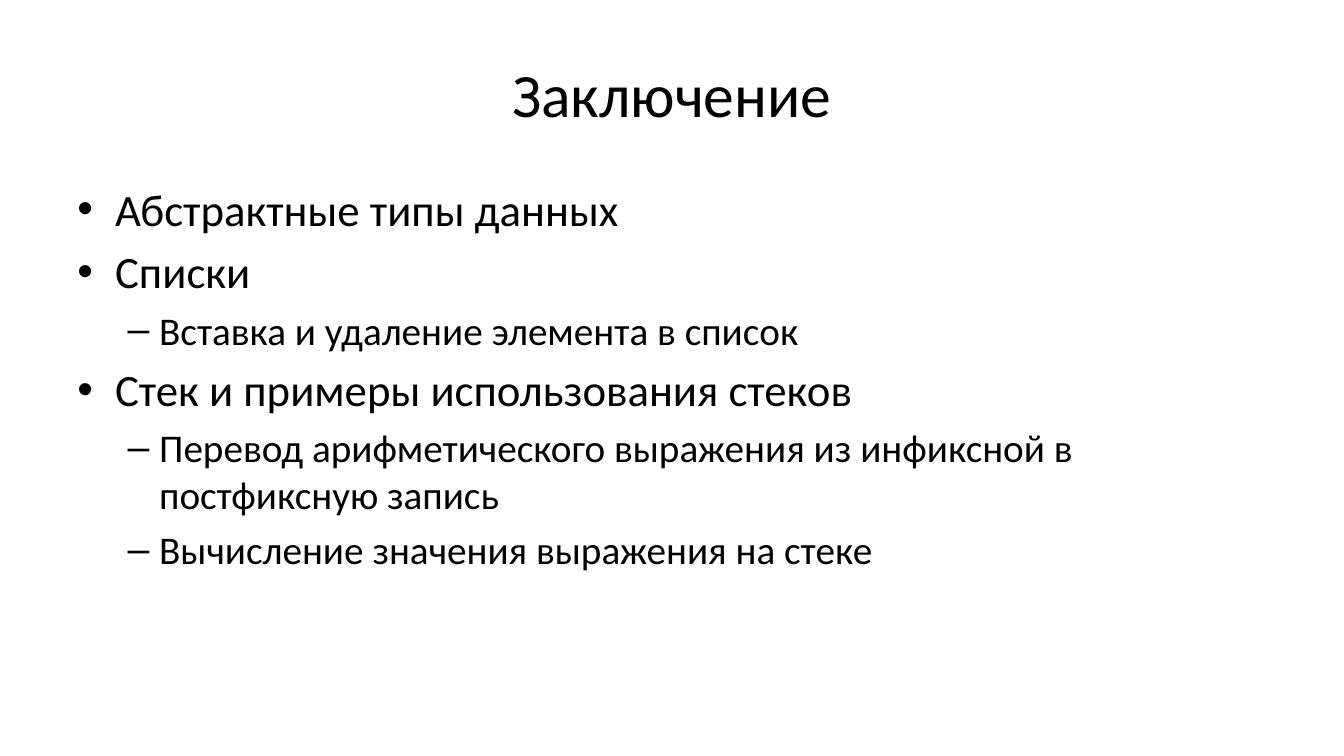
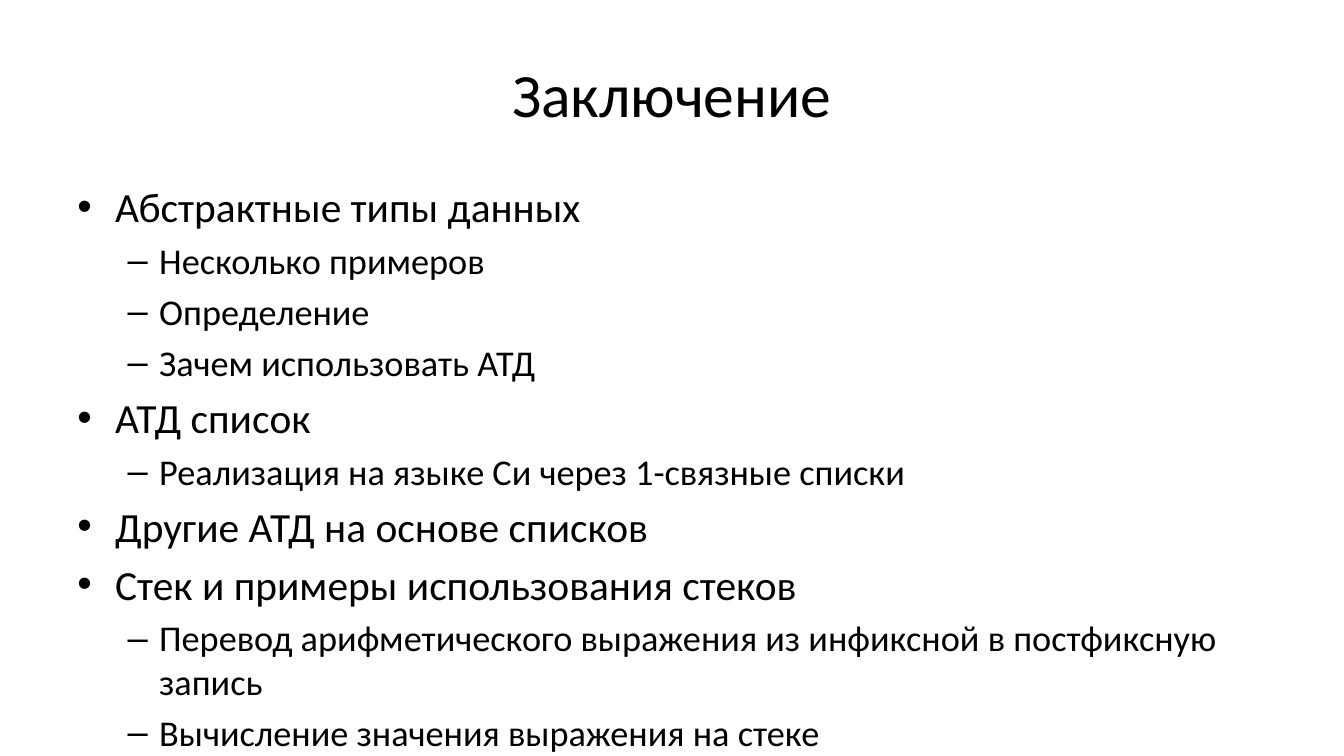
Before and after one commit to Evgueni-Petrov-aka-espetrov/Algorithms-and-Programming-in-C-pptx, a slide deck: slide 35 of 08 Списки.pptx. Drawn at 1344x756 pixels with LibreOffice and Linux fonts; fonts in the diff are those of the drawing. Boxes give left, top, right and bottom in pixels: in the first picture for what was removed or moved away, otherwise in the second. Text is boxed around its words. In the diff, an @@ line names an element or a change of style, - is before the commit and + after.

```diff
--- a/08 Списки.pptx
+++ b/08 Списки.pptx
@@ text at (115, 194, 1216, 752): size 32 to 29.6 pt in "Абстрактные типы данных", "Стек и примеры использования стеков"; size 28 to 25.9 pt in "Перевод арифметического выражения из инфиксной в постфиксную ...", "Вычисление значения выражения на стеке" @@
@@ text at (115, 250, 904, 549): text changed; size 28 to 25.9 pt @@
-• Списки
-  – Вставка и удаление элемента в список
+  – Несколько примеров
+  – Определение
+  – Зачем использовать АТД
+• АТД список
+  – Реализация на языке Си через 1-связные списки
+• Другие АТД на основе списков
```
Also in this commit, not shown: 20 other slides changed, 3 slides added, 3 slides removed.
